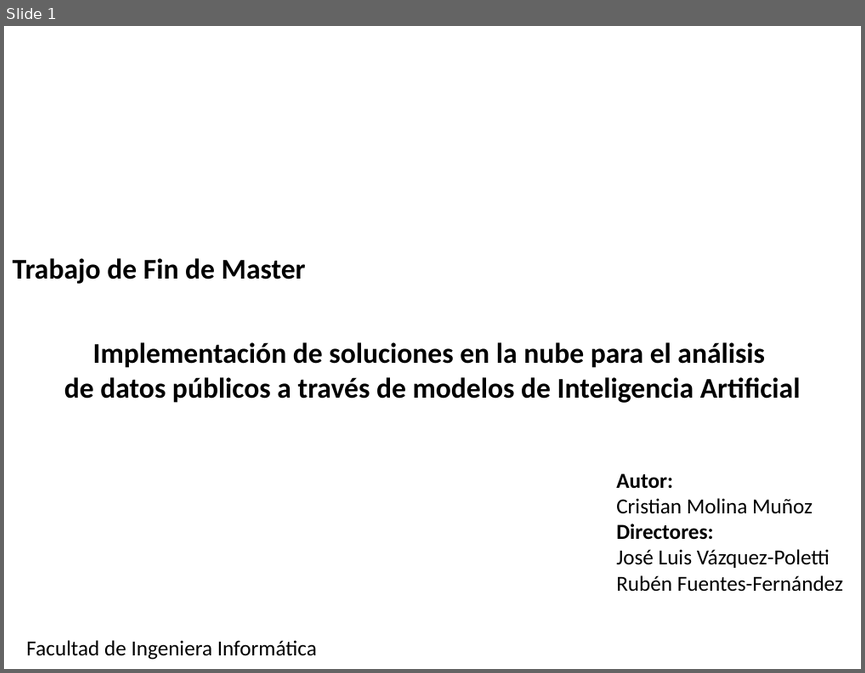
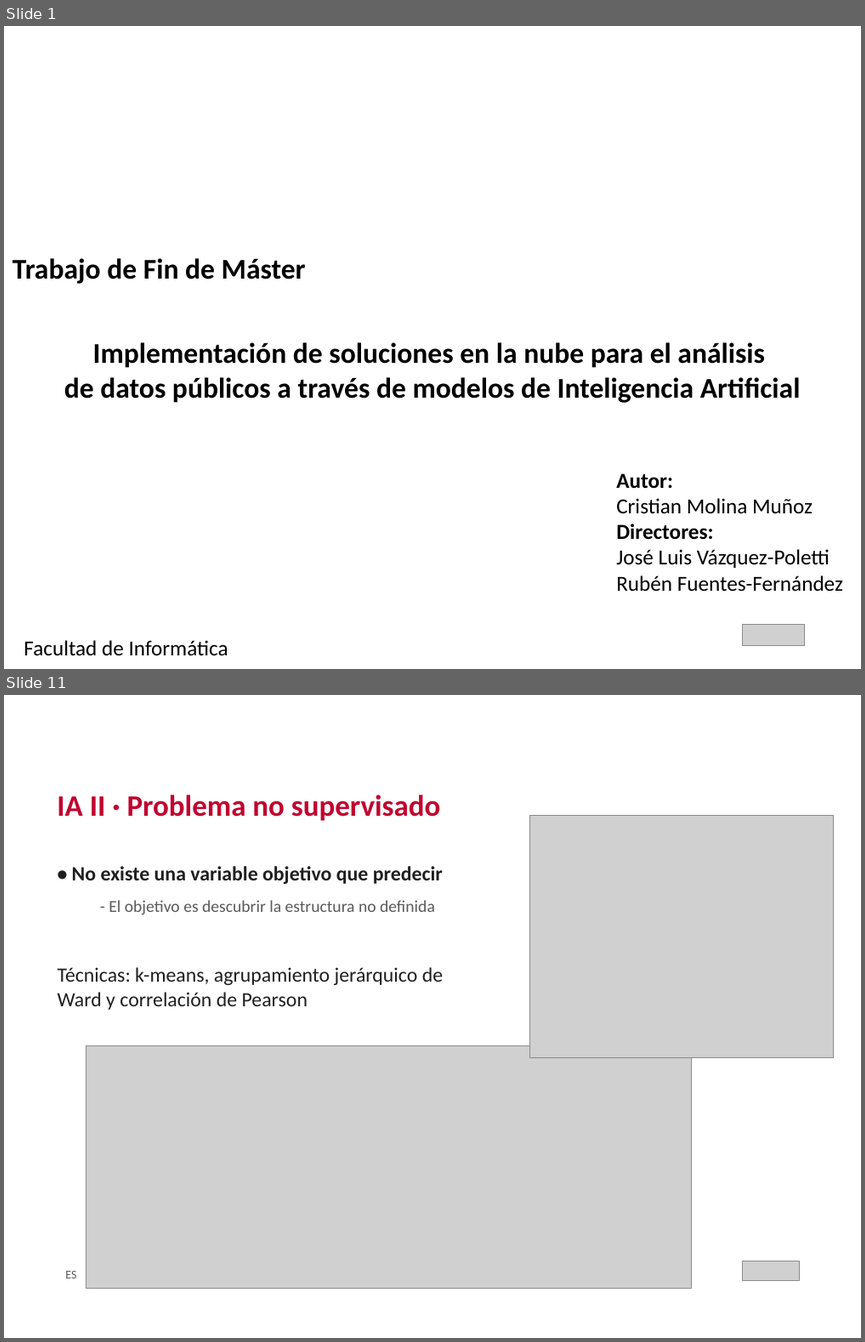
Before and after one commit to crismo04/TFM-cloud-soliutions-to-public-data, a slide deck: master's thesis/TFM_MII_Cloud_AI_PublicData_MolinaCristian_2026.pptx. Shown one above the other, each under a label of ours: slide 1 before the commit, slides 1 and 11 after it; the slides between them are not shown. The pictures are 865x673 and 865x1342 pixels, drawn with LibreOffice and Linux fonts; fonts in the diff are those of the drawing; grey boxes stand for pictures; background and template pictures are left out. Boxes give left, top, right and bottom in pixels: in the first picture for what was removed or moved away, otherwise in the second. Text is boxed around its words. In the diff, an @@ line names an element or a change of style, - is before the commit and + after.

```diff
--- a/master's thesis/TFM_MII_Cloud_AI_PublicData_MolinaCristian_2026.pptx
+++ b/master's thesis/TFM_MII_Cloud_AI_PublicData_MolinaCristian_2026.pptx
@@ slide 11 added at (4, 695, 861, 1338), background #FFFFFF @@
@@ text added at (57, 794, 441, 821), 25 pt, text #C00530, bold @@
+IA II · Problema no supervisado
@@ picture added at (530, 815, 834, 1057) @@
@@ text added at (58, 866, 443, 1009), 17 pt, text #1F1F1F @@
+• No existe una variable objetivo que predecir
+  - El objetivo es descubrir la estructura no definida
+Técnicas: k-means, agrupamiento jerárquico de Ward y correlación de Pearson
@@ picture added at (86, 1045, 691, 1287) @@
@@ text added at (65, 1270, 76, 1278), 10 pt, text #5A5A5A @@
+ES
@@ picture added at (743, 1260, 799, 1280) @@
@@ slide 1 changed as well @@
@@ text at (12, 258, 306, 284): text changed @@
-Trabajo de Fin de Master
+Trabajo de Fin de Máster
@@ picture added at (743, 624, 804, 646) @@
@@ text at (24, 640, 228, 656): text changed @@
-Facultad de Ingeniera Informática
+Facultad de Informática
```
Also in this commit, not shown: 31 other slides added, 3 slides removed, 9 other files.
